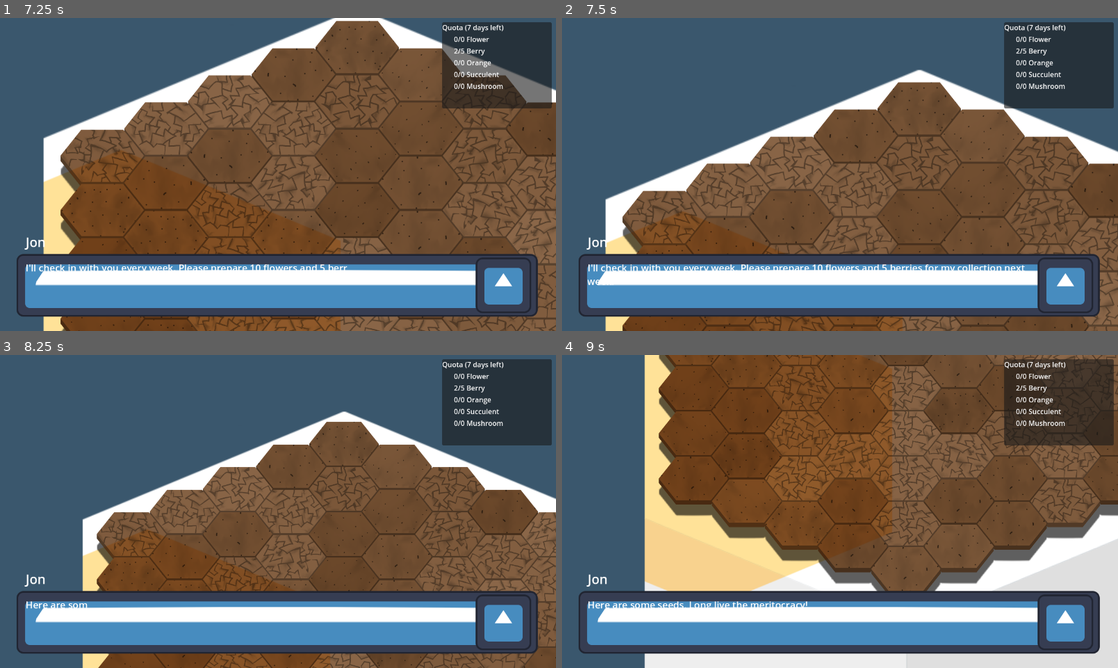
Above: before the commit, frames 1-4 (two rows, left to right).
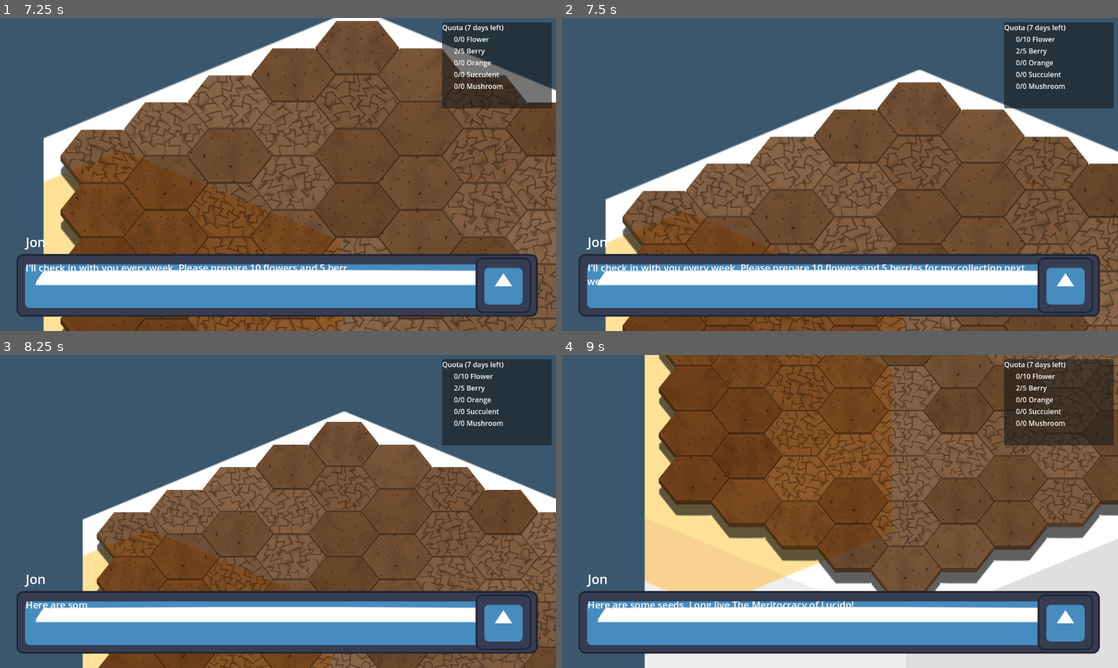
Above: after the commit, the same moments.

Repository: CiaranWoodward/LD54
Game: Godot game, scene res://Level.tscn
Same seed, same stepped clock (60 frames per second), same inputs: the game is played once before the commit and once after it. The engine's default icon, where the game draws it, is replaced by a stand-in: a white triangle on a blue panel in a dark square.
Inputs (mouse positions are in pixels of both pictures, inside the frame that each line leads up to):
- Up to frame 1 (7.25 s): move the mouse to (400, 158) at 0.52 s; hold Right (ui_right) 0.53-1.25 s; click (400, 158) at 0.6 s; drag from (166, 190) to (250, 237) at 1.27 s; tap Enter at 2, 5 s; move the mouse to (333, 105) at 2.02 s; hold Right (ui_right) 2.03-2.75 s; hold Mouse wheel up (zoom_out) 2.03-2.75 s; drag from (250, 237) to (111, 127) at 2.77 s; tap Space at 3.5 s; move the mouse to (444, 221) at 3.52 s; hold Left (ui_left) 3.53-4.25 s; hold Mouse wheel down (zoom_in) 3.53-4.25 s; drag from (111, 127) to (194, 96) at 4.27 s; move the mouse to (305, 174) at 5.02 s; hold Down (ui_down) 5.03-5.75 s; click (305, 174) at 5.1 s; drag from (194, 96) to (166, 190) at 5.77 s; move the mouse to (400, 158) at 6.52 s; hold Up (ui_up) from 6.53 s (still down); hold Mouse wheel up (zoom_out) from 6.53 s (still down)
- Up to frame 2 (7.5 s): release Up (ui_up) at 7.25 s; release Mouse wheel up (zoom_out) at 7.25 s; drag from (728, 190) to (812, 237) at 7.27 s
- Up to frame 3 (8.25 s): tap Space at 8 s; move the mouse to (333, 442) at 8.02 s; hold Down (ui_down) from 8.03 s (still down); hold Mouse wheel down (zoom_in) from 8.03 s (still down)
- Up to frame 4 (9 s): release Down (ui_down) at 8.75 s; release Mouse wheel down (zoom_in) at 8.75 s; drag from (812, 574) to (673, 464) at 8.77 s

Frame 1 is identical in both runs. In frame 2, less than 0.1% of the frame differs, in the area x 82-89%, y 6-8%; in frame 3, less than 0.1%; in frame 4, 0.3%, in the area x 30-89%, y 6-81%.

Commit message:
Add a load of conversation and the first 2 levels

Diff:
--- a/Global.gd
+++ b/Global.gd
@@ -84,6 +84,28 @@
 		ProduceType.MUSHROOM: return "Mushroom"
 	return null
 
+func is_quota_met():
+	return _produceQuota.keys().all(
+		func(key):
+			return _produceInventory.get(key, 0) >= _produceQuota[key]
+	)
+
+## Take as much as possible towards the quota, leaving the remainder
+func take_quota():
+	for key in _produceQuota.keys():
+		var q = _produceQuota[key]
+		var diff =  _produceInventory[key] - q
+		var leftover = -max(0, diff)
+		_produceInventory[key] = min(0, diff)
+		_produceQuota[key] = leftover
+	inventory_updated.emit()
+
+## Clear the quota to all zero
+func clear_quota():
+	for key in _produceQuota.keys():
+		_produceQuota[key] = 0
+	inventory_updated.emit()
+
 func get_produce_count(type : ProduceType):
 	return _produceInventory[type]
 func get_seed_count(type : PlantType):
--- a/QuotaItem.gd
+++ b/QuotaItem.gd
@@ -11,6 +11,6 @@
 func _process(delta):
 	pass
 
-func update(name: String, actual: int, required: int):
+func update(name_: String, actual: int, required: int):
 	$Count.text = "{actual}/{required}".format({"actual": actual, "required": required})
-	$Name.text = name
+	$Name.text = name_
--- a/UI/Conversations/Conversation.gd
+++ b/UI/Conversations/Conversation.gd
@@ -18,6 +18,8 @@
 var dialogue_pages_choice_yes : Array[Dictionary] = []
 ## Run another conversation immediately after
 var next : Conversation = null
+## Callback after the conversation is complete
+var callback : Callable = func(): pass
 
 # Each dialogue page is a dict structured like:
 # text: The text to show. Can include bbcode
@@ -26,11 +28,14 @@
 # callback: Callable to be called when the dialogue page is fully shown
 # when: Callable which returns boolean. This page will only be shown if it returns true.
 
-func script(dialogue_pages : Array[Dictionary]):
-	self.dialogue_pages.assign(dialogue_pages)
+func script(pages : Array[Dictionary]):
+	assert(self.dialogue_pages.is_empty())
+	self.dialogue_pages.assign(pages)
 
-func yes_script(dialogue_pages : Array[Dictionary]):
-	self.dialogue_pages_choice_yes.assign(dialogue_pages)
+func yes_script(pages : Array[Dictionary]):
+	assert(self.dialogue_pages_choice_yes.is_empty())
+	self.dialogue_pages_choice_yes.assign(pages)
 
-func no_script(dialogue_pages : Array[Dictionary]):
-	self.dialogue_pages_choice_no.assign(dialogue_pages)
+func no_script(pages : Array[Dictionary]):
+	assert(self.dialogue_pages_choice_no.is_empty())
+	self.dialogue_pages_choice_no.assign(pages)
--- a/UI/Conversations/Dialogue.gd
+++ b/UI/Conversations/Dialogue.gd
@@ -9,7 +9,6 @@
 @export var characters_per_second = 50.0
 
 var _character_tween : Tween
-var _current_conversation : Conversation
 
 # Called when the node enters the scene tree for the first time.
 func _ready():
@@ -25,9 +24,9 @@
 		else:
 			_dialogue_next.emit()
 
-func _show_picture(name : String):
+func _show_picture(name_ : String):
 	for child in $NinePatchRect/Pictures.get_children():
-		child.visible = child.name == name
+		child.visible = child.name == name_
 
 ## Run a conversation to completion
 func run_conversation(convo : Conversation):
@@ -75,11 +74,11 @@
 	var name = ""
 	var image = ""
 	for page in pages:
+		name = page.get("name", name)
+		image = page.get("image", image)
 		if page.has("when"):
 			if !page["when"].call():
 				continue
-		name = page.get("name", name)
-		image = page.get("image", image)
 		_show_picture(image)
 		$NinePatchRect/Name.text = name
 		$NinePatchRect/Text.text = page["text"]
@@ -89,7 +88,7 @@
 		_character_tween.tween_property($NinePatchRect/Text, "visible_characters", num_characters, num_characters / characters_per_second)
 		await _character_tween.finished
 		_character_tween = null
-		if is_instance_valid(page.get("callback")):
+		if page.has("callback"):
 			page["callback"].call()
 		await _dialogue_next
 
--- a/UI/Conversations/Dialogue.tscn
+++ b/UI/Conversations/Dialogue.tscn
@@ -69,6 +69,9 @@
 [node name="Officer" type="Sprite2D" parent="NinePatchRect/Pictures"]
 texture = ExtResource("2_es2ro")
 
+[node name="Daniel" type="Sprite2D" parent="NinePatchRect/Pictures"]
+texture = ExtResource("2_es2ro")
+
 [node name="Name" type="Label" parent="NinePatchRect"]
 layout_mode = 0
 offset_left = 21.0
--- a/UI/Conversations/Stories/MainStory.gd
+++ b/UI/Conversations/Stories/MainStory.gd
@@ -1,9 +1,13 @@
 extends Node
 
-var bootlicker = 0
+var dan_visited = false
+var gave_to_dan = false
+var dan_got_beat = false
 
 @onready var main1 = Conversation.new()
+@onready var sidedan1 = Conversation.new()
 @onready var main2 = Conversation.new()
+@onready var sidedan2 = Conversation.new()
 
 # Called when the node enters the scene tree for the first time.
 func _ready():
@@ -30,45 +34,193 @@
 		},
 		{
 			text = "I'll check in with you every week. Please prepare 10 flowers and 5 berries for my collection next week.",
-		},
-		{
-			text = "Here are some seeds, Long live the meritocracy!",
-			callback = func():
-				Global.change_seed_count(Global.PlantType.FLOWER, 10)
-				Global.change_seed_count(Global.PlantType.BERRY_VINE, 5)
-				,
-		},
-	])
-	main1.choice_text = "Thank him?"
+			callback = func():
+				Global.set_quota_count(Global.ProduceType.FLOWER, 10)
+				Global.set_quota_count(Global.ProduceType.BERRY, 5),
+		},
+		{
+			text = "Here are some seeds, Long live The Meritocracy of Lucido!",
+			callback = func():
+				Global.change_seed_count(Global.PlantType.FLOWER, 12)
+				Global.change_seed_count(Global.PlantType.BERRY_VINE, 2),
+		},
+	])
+	main1.choice_text = "Thank him, Sir?"
 	main1.choice = func(answer: bool):
 		if answer:
-			bootlicker += 1
+			Story.bootlicker += 1
 	main1.yes_script([
 		{
 			text = "[i]He nods with a smile, he appreciates your respect of his position[/i]",
 		}
 	])
 
+	sidedan1.is_triggered = func():
+		if Global.day == 6 && Global.get_produce_count(Global.ProduceType.FLOWER) >= 2:
+			dan_visited = true
+			return true
+		return false
+	sidedan1.script([
+		{
+			text = "Hey, new farmer, nice to meet you!",
+			image = "Daniel",
+			name = "???",
+		},
+		{
+			text = "I live downstairs, name's Daniel!",
+			name = "Daniel"
+		},
+		{
+			text = "I don't mean to immediately be asking favours from a new neighbour but err... I promised my wife date night tonight.",
+		},
+		{
+			text = "Any chance you could spare a couple of flowers?",
+		},
+	])
+	sidedan1.choice_text = "Give Daniel 2 flowers?"
+	sidedan1.choice = func(answer : bool):
+		if answer:
+			Global.change_produce_count(Global.ProduceType.FLOWER, -2)
+			Story.active_set.append(sidedan2)
+		gave_to_dan = answer
+	sidedan1.yes_script([
+		{
+			text = "I reeeaally appreciate it man - lifesaver!",
+			image = "Daniel",
+			name = "Daniel",
+			callback = func(): Story.good_neighbor += 1
+		}
+	])
+	sidedan1.no_script([
+		{
+			text = "Aw damn... no worries, I know you have your officer guy to appease.",
+			image = "Daniel",
+			name = "Daniel",
+		}
+	])
+
 	main2.is_triggered = func():
-		return Global.day == 7
+		if Global.day == 7:
+			if !dan_visited: main2.choice_text = ""
+			return true
+		return false
 	main2.script([
 		{
-			when = func(): return bootlicker > 0,
-			text = "[i]He smiles as he sees you[/i]",
+			when = func(): return Story.bootlicker > 0,
+			text = "[i]He smiles as he sees you.[/i]",
 			image = "Officer",
 		},
 		{
-			when = func(): return bootlicker > 0 && !Global.quota_met(),
+			when = func(): return Story.bootlicker > 0 && !Global.is_quota_met(),
 			text = "[i]But his face drops when he sees you haven't met quota.[/i]",
+		},
+		{
+			when = func(): return !Global.is_quota_met(),
+			text = "You missed quota on your first week.",
+			name = "Jon"
+		},
+		{
+			when = func(): return !Global.is_quota_met(),
+			text = "That one was supposed to be easy...\nI'll just take what you've got.",
+		},
+		{
+			when = func(): return !Global.is_quota_met(),
+			text = "Do better next time.",
+			callback = func(): Story.failure += 1,
+		},
+		{
+			when = func(): return Global.is_quota_met(),
+			text = "Ah wonderful, you've met quota.",
+			callback = func(): Story.success += 1,
+		},
+		{
+			when = func(): return Global.is_quota_met() && Story.bootlicker > 0,
+			text = "Polite and effective - we're going to get along fantastically!",
+		},
+	])
+	main2.choice_text = "Tell Jon about Daniel visiting?"
+	main2.choice = func(answer: bool):
+		if !answer:
+			Story.subtle += 1
+	main2.yes_script([
+		{
+			text = "Well, there's no problem helping out a neighbour if they need it.",
+			name = "Jon",
+			image = "Officer"
+		},
+		{
+			text = "But remember where your priorities lie - the Meritocracy of Lucido, who give you this fantastic life and provide for so many.",
+		},
+		{
+			text = "And be careful to not let those priorities slide, or to attract the attention of... [i]miscreants[/i].",
+		},
+		{
+			when = func(): return Global.is_quota_met() && gave_to_dan,
+			text = "Seems to have worked out fine this time!",
+			callback = func():
+				Story.good_neighbor += 1
+				Story.success += 1,
+		},
+		{
+			when = func(): return !Global.is_quota_met() && gave_to_dan,
+			text = "This time you made an error of judgement. Making excuses doesn't help the matter.",
+			callback = func():
+				Story.snitch += 1
+				dan_got_beat = true,
+		},
+		{
+			when = func(): return Global.is_quota_met() && !gave_to_dan,
+			text = "You prioritised your duty - you made the right decision.",
+			callback = func(): Story.bootlicker += 1
+		},
+		{
+			when = func(): return !Global.is_quota_met() && !gave_to_dan,
+			text = "No idea how you managed to disappoint everyone. Remember what you're here for.",
+			callback = func(): Story.failure += 1
+		},
+		{
+			text = "Here are your quotas for next week.",
+		},
+	])
+	main2.no_script([
+		{
+			text = "Oh before I go, be careful whose attention you attract up here.",
 			image = "Officer",
-		},
-		{
-			text = "Product please.",
-			name = "Jon",
-		}
+			name = "Jon"
+		},
+		{
+			text = "The former tenant had some [i]issues[/i] remembering where his priorities lie.",
+		},
+		{
+			text = "Here are your quotas for next week.",
+		},
+	])
+	main2.callback = func():
+		Global.set_quota_count(Global.ProduceType.FLOWER, 10)
+		Global.set_quota_count(Global.ProduceType.BERRY, 10)
+		Global.set_produce_count(Global.ProduceType.SUCCULENT, 5)
+
+	sidedan2.is_triggered = func():
+		return Global.day == 8
+	sidedan2.script([
+		{
+			when = func(): return !dan_got_beat,
+			name = "Daniel",
+			image = "Daniel",
+			text = "Date night yesterday went great, thanks for your help!"
+		},
+		{
+			when = func(): return dan_got_beat,
+			text = "[i]Daniel looks terrible, like he's been hit in the face with a lead pipe.[/i]"
+		},
+		{
+			when = func(): return dan_got_beat,
+			text = "No need to snitch like that."
+		},
 	])
 
 	Story.active_set.push_back(main1)
+	Story.active_set.push_back(sidedan1)
 	Story.active_set.push_back(main2)
 
 func take_quota(convo : Conversation):
--- a/UI/Conversations/Story.gd
+++ b/UI/Conversations/Story.gd
@@ -3,6 +3,10 @@
 var active_set : Array[Conversation] = []
 
 var bootlicker = 0
+var failure = 0
+var success = 0
+var snitch = 0
+var subtle = 0
 var good_neighbor = 0
 var fool = 0
 
@@ -16,7 +20,8 @@
 
 func tick_story(dialogue_scene):
 	active_set.sort_custom(func(a : Conversation, b : Conversation): return a.priority > b.priority)
-	for convo in active_set:
+	var aset_copy = active_set
+	for convo in aset_copy:
 		if convo.is_triggered.call():
 			active_set.erase(convo)
 			await dialogue_scene.run_conversation(convo)
--- a/UI/HUD.gd
+++ b/UI/HUD.gd
@@ -11,9 +11,9 @@
 	for child in _buttons.get_children():
 		child.connect("toggled", _button_toggled)
 
-func set_show_action_panel(show : bool):
-	$ActionPanel.visible = show
-	$ActionCounter.visible = show
+func set_show_action_panel(show_panel : bool):
+	$ActionPanel.visible = show_panel
+	$ActionCounter.visible = show_panel
 
 func clear_action():
 	var bg = load("res://UI/ActionButtonGroup.tres")
--- a/project.godot
+++ b/project.godot
@@ -19,6 +19,10 @@
 
 Global="*res://Global.gd"
 Story="*res://UI/Conversations/Story.gd"
+
+[debug]
+
+gdscript/warnings/unused_parameter=0
 
 [display]
 
